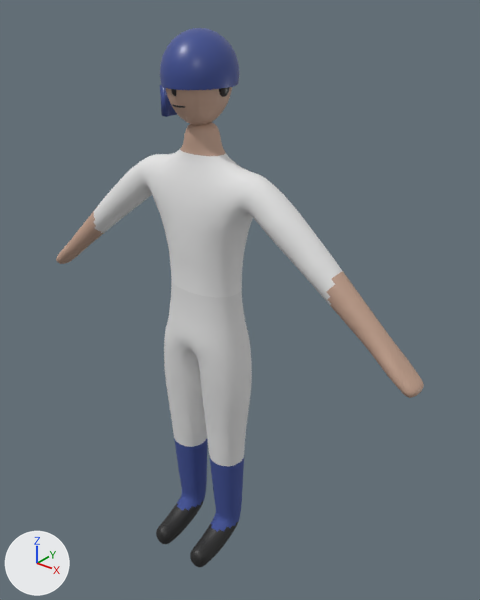
Renders of the glTF model assets/optimized/players/player_batter.glb from each side of a commit.
Both versions are drawn from a 50 mm camera at (1.357, -1.514, 1.998) aimed at (0.08, 0.083, 1.008). The lights are fixed; the arrows at lower left show +X, +Y and +Z. The older version comes first. Vertices at exactly the same position are counted once.

Script lines for the objects in view, before the commit:
```python
me_body_001 = bpy.data.meshes.new('Body.001')
me_body_001.from_pydata(...)  # 3948 vertices, 7888 faces; spans x -0.78..0.78, y -0.21..0.1, z -0.01..1.85
# faces by material slot: [3216, 1648, 1104, 912, 1008]
me_body_001.materials.append(mat_skin)
me_body_001.materials.append(mat_uniform_jersey)
me_body_001.materials.append(mat_uniform_pants)
me_body_001.materials.append(mat_uniform_socks)
me_body_001.materials.append(mat_cleats)  # black #272727
me_face_details = bpy.data.meshes.new('Face_Details')
me_face_details.from_pydata(...)  # 860 vertices, 1680 faces; spans x -0.102..0.102, y -0.122..0.017, z 1.663..1.781
me_face_details.materials.append(mat_face_features)  # black #272121
me_gear_helmet = bpy.data.meshes.new('Gear_Helmet')
me_gear_helmet.from_pydata(...)  # 201 vertices, 372 faces; spans x -0.116..0.108, y -0.128..0.122, z 1.62..1.87
me_gear_helmet.materials.append(mat_helmet)  # blue #3f5095
ob_body = bpy.data.objects.new('Body', me_body_001)
ob_body.location = (0.0, 0.0, 0.0)
ob_face_details = bpy.data.objects.new('Face_Details', me_face_details)
ob_face_details.location = (0.0, 0.0, 0.0)
ob_gear_helmet = bpy.data.objects.new('Gear_Helmet', me_gear_helmet)
ob_gear_helmet.location = (0.0, 0.0, 0.0)
```
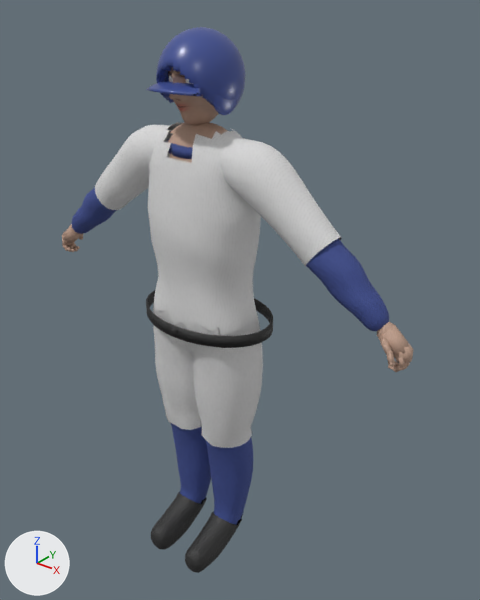
The change, as a diff of the scene's bpy script:
```diff
--- a/assets/optimized/players/player_batter.glb.py
+++ b/assets/optimized/players/player_batter.glb.py
@@ mat_uniform_undershirt @@
+mat_uniform_undershirt = bpy.data.materials.new('uniform_undershirt')
+# colours: blue #3f5095
+# uses the picture img_jersey_albedo
+# uses the picture img_jersey_normal
+# uses the picture img_jersey_orm
@@ mat_face @@
+mat_face = bpy.data.materials.new('face')
+# colours: beige #c4a28e
+# uses the picture img_face_albedo
+# uses the picture img_skin_normal
+# uses the picture img_skin_orm
@@ mat_belt @@
+mat_belt = bpy.data.materials.new('belt')
+# colours: black #272727
+# uses the picture img_leather_albedo
+# uses the picture img_leather_normal
+# uses the picture img_leather_orm
@@ me_gear_helmet @@
-me_gear_helmet.from_pydata(...)  # 201 vertices, 372 faces; spans x -0.116..0.108, y -0.128..0.122, z 1.62..1.87
+me_gear_helmet.from_pydata(...)  # 6502 vertices, 12948 faces; spans x -0.12..0.12, y -0.169..0.143, z 1.64..1.871
+# me_gear_helmet part 1: a new loose piece, a UV sphere (18 segments, 12 rings, poles along z) spanning x 0.084..0.112, y -0.065..0.055, z 1.64..1.76, in mat_helmet (blue #3f5095)
+# me_gear_helmet part 2: a new loose piece of 3106 vertices spanning x -0.12..0.12, y -0.132..0.143, z 1.657..1.871, in mat_helmet (blue #3f5095)
+# me_gear_helmet part 3: a new loose piece of 90 vertices spanning x -0.108..0.108, y -0.169..-0.076, z 1.707..1.733, in mat_helmet (blue #3f5095)
+# me_gear_helmet part 4: 1 vertex moved within x 0.0, y 0.11, z 1.799; 200 vertices removed from x -0.116..0.108, y -0.128..0.122, z 1.62..1.87; 3105 vertices added at x -0.112..0.112, y -0.12..0.135, z 1.668..1.863
 me_gear_helmet.materials.append(mat_helmet)
@@ ob_body @@
-ob_body = bpy.data.objects.new('Body', me_body_001)
@@ ob_face_details @@
-ob_face_details = bpy.data.objects.new('Face_Details', me_face_details)
@@ ob_undershirt @@
+ob_undershirt = bpy.data.objects.new('Undershirt', me_body_003)  # 562 vertices, 1088 faces; spans x -0.664..0.663, y -0.059..0.059, z 1.112..1.345
+ob_undershirt.location = (0.0, 0.0, 0.0)
@@ ob_socks @@
+ob_socks = bpy.data.objects.new('Socks', me_body_005)  # 424 vertices, 772 faces; spans x -0.177..0.177, y -0.081..0.093, z 0.099..0.516
+ob_socks.location = (0.0, 0.0, 0.0)
@@ ob_pants @@
+ob_pants = bpy.data.objects.new('Pants', me_body_004)  # 461 vertices, 862 faces; spans x -0.21..0.212, y -0.129..0.145, z 0.487..1.003
+ob_pants.location = (0.0, 0.0, 0.0)
@@ ob_jersey @@
+ob_jersey = bpy.data.objects.new('Jersey', me_body_002)  # 878 vertices, 1670 faces; spans x -0.488..0.491, y -0.148..0.138, z 0.959..1.599
+ob_jersey.location = (0.0, 0.0, 0.0)
@@ ob_head @@
+ob_head = bpy.data.objects.new('Head', me_headskin)  # 3966 vertices, 7920 faces; spans x -0.091..0.091, y -0.136..0.096, z 1.6..1.85
+ob_head.location = (0.0, 0.0, 0.0)
@@ ob_hand_r @@
+ob_hand_r = bpy.data.objects.new('Hand_R', me_handright)  # 980 vertices, 1780 faces; spans x -0.7468..-0.6361, y -0.03..0.0593, z 1.014..1.1481
+ob_hand_r.location = (0.0, 0.0, 0.0)
@@ ob_hand_l @@
+ob_hand_l = bpy.data.objects.new('Hand_L', me_handleft)  # 980 vertices, 1780 faces; spans x 0.6361..0.7468, y -0.0593..0.03, z 1.014..1.1481
+ob_hand_l.location = (0.0, 0.0, 0.0)
@@ ob_gear_collar @@
+ob_gear_collar = bpy.data.objects.new('Gear_Collar', me_g_009)  # 144 vertices, 288 faces; spans x -0.112..0.112, y -0.098..0.086, z 1.519..1.551
+ob_gear_collar.location = (0.0, 0.0, 0.0)
@@ ob_gear_belt @@
+ob_gear_belt = bpy.data.objects.new('Gear_Belt', me_g_008)  # 200 vertices, 396 faces; spans x -0.246..0.246, y -0.166..0.178, z 0.942..0.982
+ob_gear_belt.location = (0.0, 0.0, 0.0)
@@ ob_cleats @@
+ob_cleats = bpy.data.objects.new('Cleats', me_body_006)  # 556 vertices, 1068 faces; spans x -0.15..0.15, y -0.234..0.052, z 0.0..0.146
+ob_cleats.location = (0.0, 0.0, 0.0)
@@ ob_body_skin @@
+ob_body_skin = bpy.data.objects.new('Body_Skin', me_body_001_1)  # 55 vertices, 76 faces; spans x -0.095..0.095, y -0.098..0.088, z 1.51..1.611
+ob_body_skin.location = (0.0, 0.0, 0.0)
```

Boxes (x1, y1, x2, y2) around the edits, measured in the pictures (480 x 600 px):
'Body', deleted
    before: (56, 87, 424, 567)
'Jersey', added
    after: (95, 122, 342, 336)
'Pants', added
    after: (153, 303, 263, 448)
'Gear_Helmet', reshaped (23% wider)
    before: (160, 28, 240, 117)
    after: (146, 27, 245, 115)
'Socks', added (blue)
    after: (171, 423, 253, 524)
'Undershirt', added
    after: (72, 187, 389, 331)
'Cleats', added
    after: (151, 492, 244, 573)
'Gear_Belt', added
    after: (146, 290, 273, 348)
'Head', added (brown)
    after: (168, 68, 219, 125)
'Hand_L', added (beige)
    after: (377, 322, 413, 372)
'Body_Skin', added (brown)
    after: (168, 123, 227, 162)
'Hand_R', added
    after: (62, 224, 83, 252)
'Gear_Collar', added
    after: (167, 138, 193, 159)
'Face_Details', deleted (mostly hidden)
    before: (171, 87, 230, 108)
part 1 of me_gear_helmet, added
    after: (212, 95, 238, 115)
part 2 of me_gear_helmet, added (blue)
    after: (156, 27, 245, 106)
part 3 of me_gear_helmet, added (blue)
    after: (146, 79, 202, 97)
part 4 of me_gear_helmet, built on (blue)
    before: (160, 28, 240, 117)
